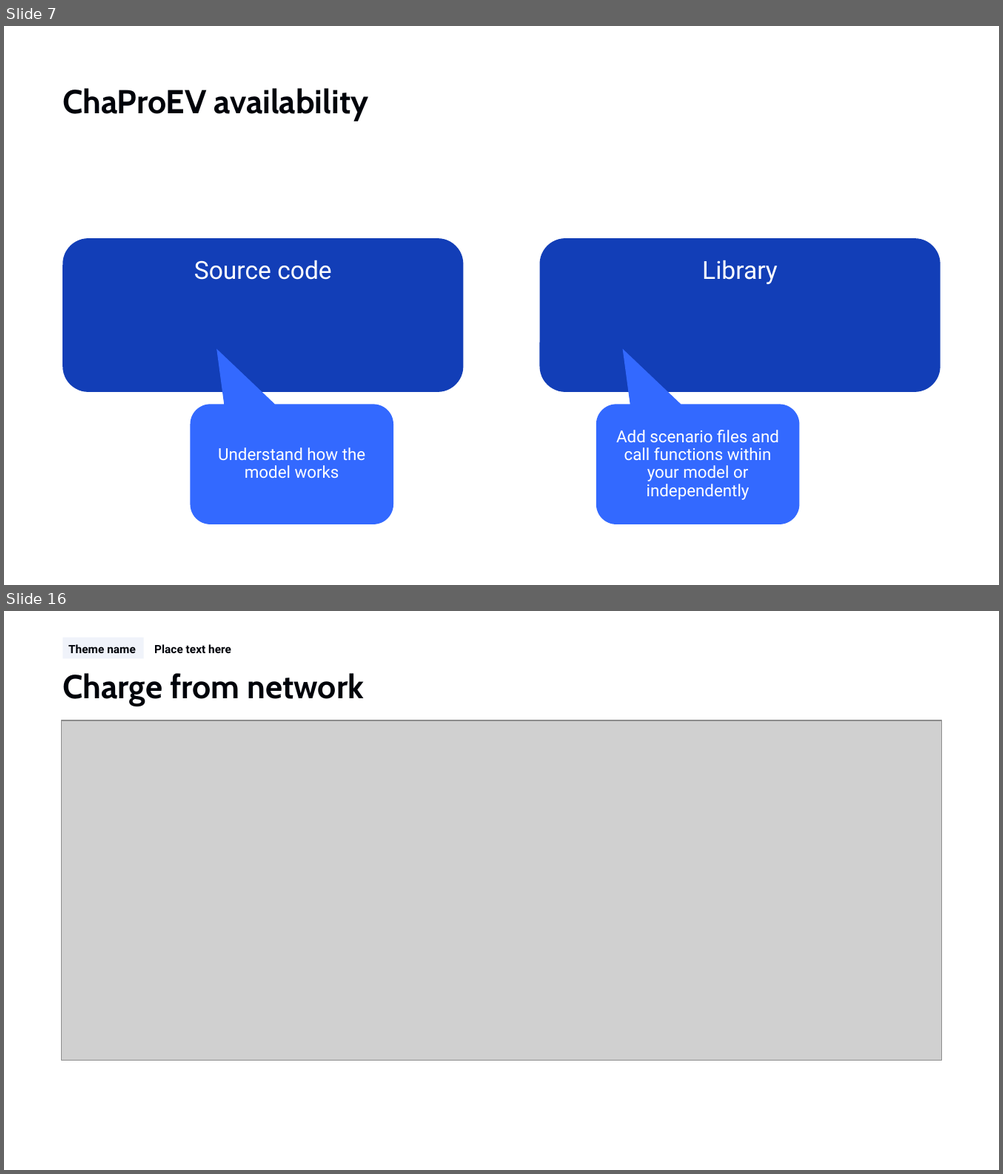
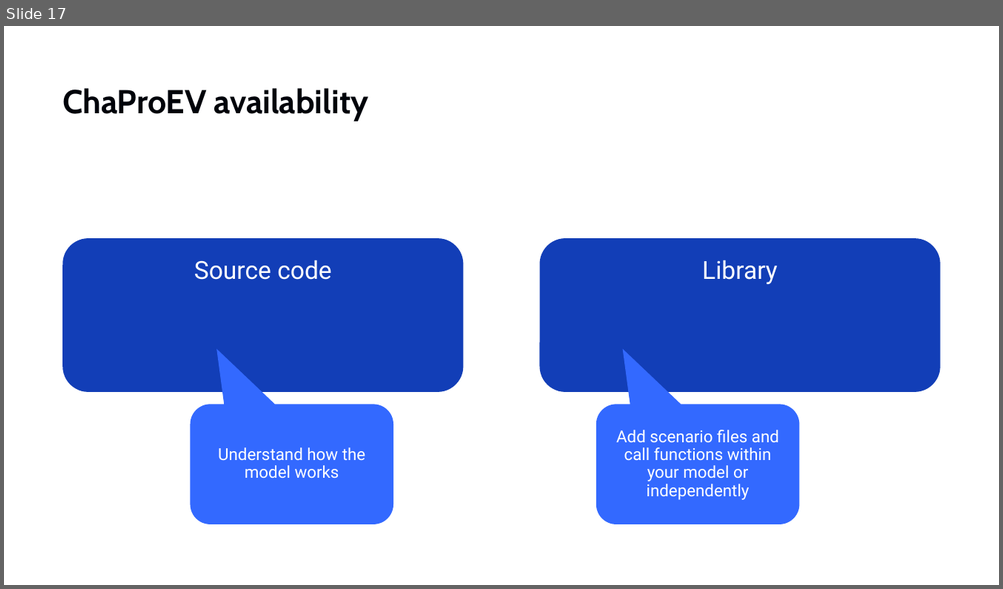
Before and after one commit to TNO/ChaProEV, a slide deck: ChaProEV.pptx. Shown one above the other, each under a label of ours: slides 7 and 16 before the commit, slide 17 after it; the slides between them are not shown. The pictures are 1003x1174 and 1003x589 pixels, drawn with LibreOffice and Linux fonts; fonts in the diff are those of the drawing; grey boxes stand for pictures; background and template pictures are left out. Boxes give left, top, right and bottom in pixels: in the first picture for what was removed or moved away, otherwise in the second. Text is boxed around its words. In the diff, an @@ line names an element or a change of style, - is before the commit and + after.

```diff
--- a/ChaProEV.pptx
+++ b/ChaProEV.pptx
@@ slide 16 removed at box(4, 611, 999, 1170), background #FFFFFF @@
@@ text removed at box(63, 637, 144, 659) @@
-Theme name
@@ text removed at box(154, 644, 231, 653) @@
-Place text here
@@ title removed at box(62, 673, 364, 706) @@
-Charge from network
@@ picture removed at box(61, 721, 941, 1061) @@
@@ what was slide 7 is now slide 17 @@
```
Also in this commit, not shown: 12 slides added, 33 other slides removed, 4 other files.
